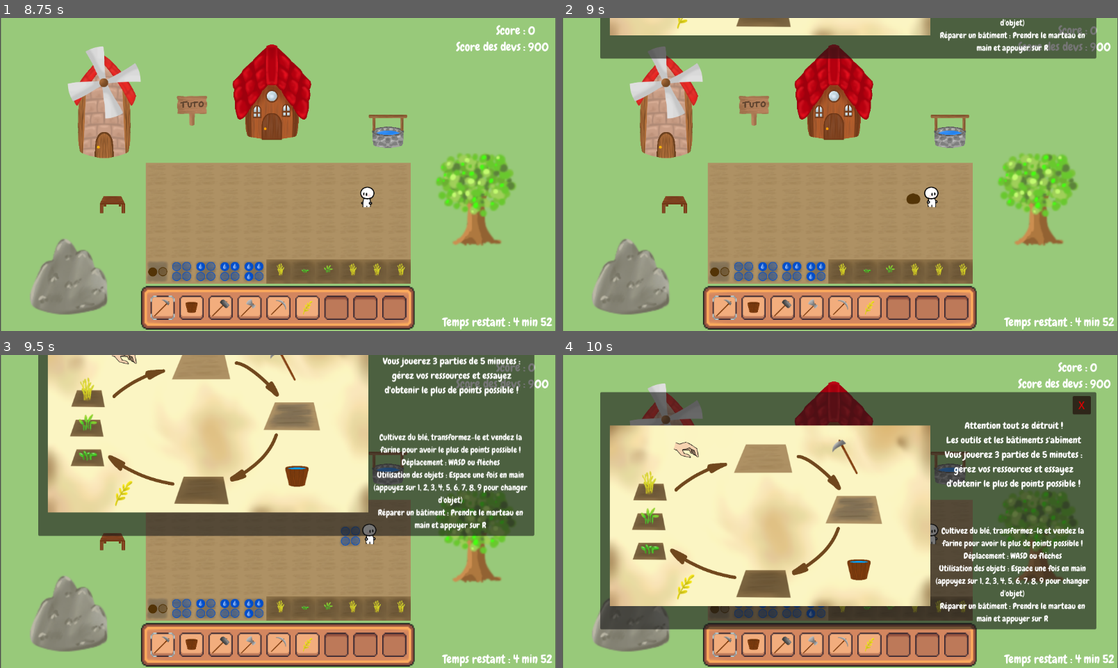
Above: before the commit, frames 1-4 (two rows, left to right).
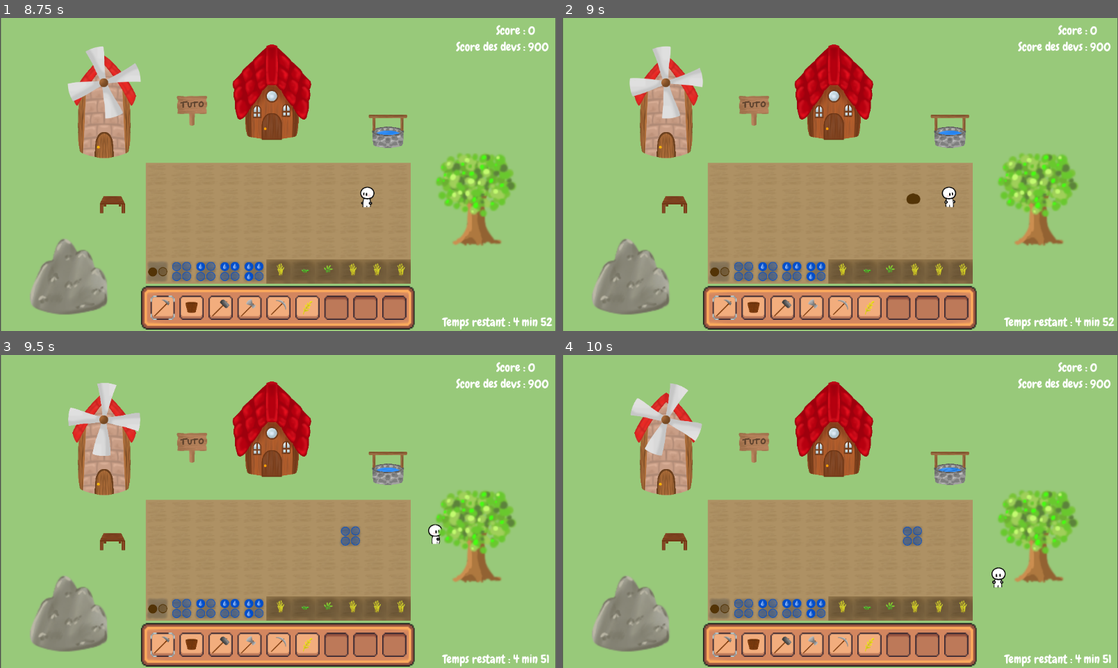
Above: after the commit, the same moments.

Repository: LaClimSx/Back-to-the-roots
Game: Godot game, scene res://Scenes/main_menu.tscn
Same seed, same stepped clock (60 frames per second), same inputs: the game is played once before the commit and once after it.
Inputs (mouse positions are in pixels of both pictures, inside the frame that each line leads up to):
- Up to frame 1 (8.75 s): click "Continuer" at 0.5 s; click "Commencer" at 1.25 s; click (161, 309) at 2 s; click (189, 309) at 2.75 s; click (222, 309) at 3.5 s; click (250, 309) at 4.25 s; click (278, 309) at 5 s; click (305, 309) at 5.75 s; click (333, 309) at 6.5 s; click (366, 309) at 7.25 s; click (394, 309) at 8 s
- Up to frame 2 (9 s): move the mouse to (962, 158) at 8.77 s; hold Right (move_right) from 8.78 s (still down); hold Space (Interact) from 8.78 s (still down); click (962, 158) at 8.92 s
- Up to frame 3 (9.5 s): keep holding Right (move_right); keep holding Space (Interact)
- Up to frame 4 (10 s): move the mouse to (728, 527) at 9.52 s; release Right (move_right) at 9.53 s; release Space (Interact) at 9.53 s; hold Down (move_down) from 9.53 s (still down); tap Space (Interact) at 9.6 s

Frame 1 is identical in both runs. In frame 2, 12% of the frame differs, in the area x 6-97%, y 0-61%; in frame 3, 52%; in frame 4, 67%, in the area x 6-100%, y 9-99%.

Commit message:
ouvrir le menu au bon moment

Diff:
--- a/panneau.gd
+++ b/panneau.gd
@@ -30,7 +30,7 @@
 	if Input.is_action_pressed("Esc") && is_open:
 		_on_close_pressed()
 
-	if Input.is_action_pressed("Interact") :
+	if Input.is_action_pressed("Interact") && player_inside:
 		is_open = true
 		$"panneau interraction".get_parent().get_tree().paused = true
 		$"panneau interraction/Anim".play("TransIN")
